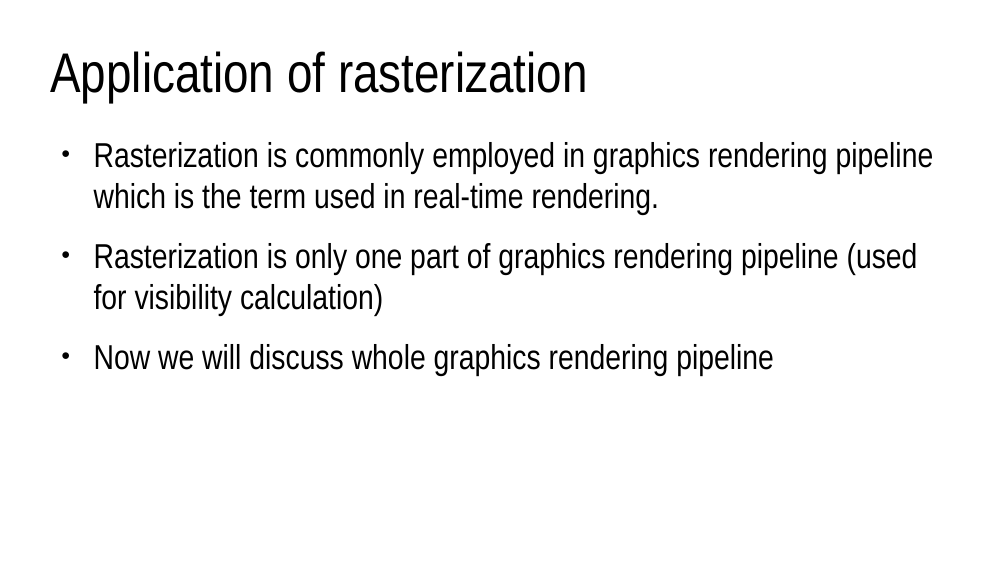
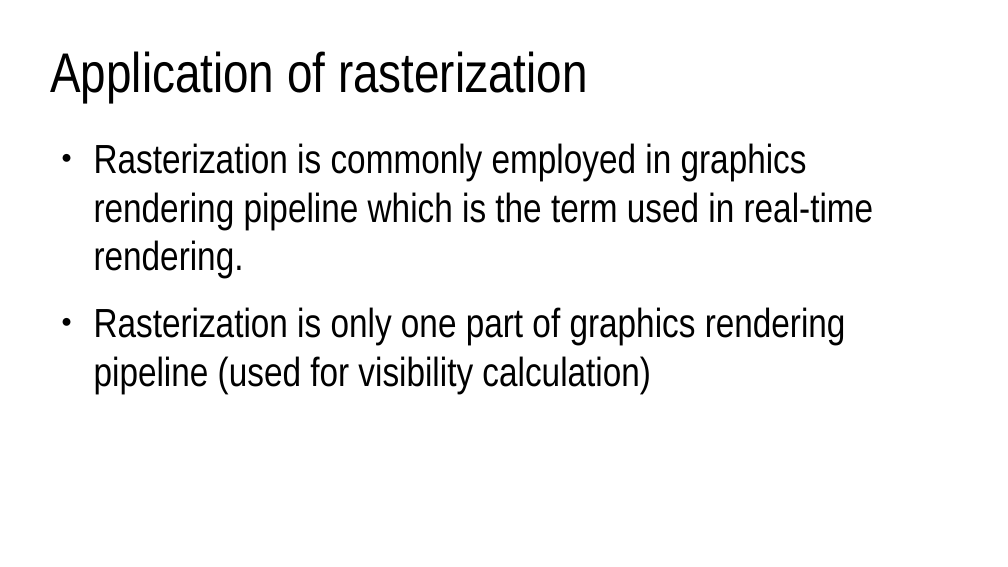
Before and after one commit to lorentzo/IntroductionToComputerGraphics, a slide deck: slide 6 of lectures/4_foundations_rendering/4_3_rasterization.odp (slide 7 before the commit). Drawn at 1008x567 pixels with LibreOffice and Linux fonts; fonts in the diff are those of the drawing. Boxes give left, top, right and bottom in pixels: in the first picture for what was removed or moved away, otherwise in the second. Text is boxed around its words. In the diff, an @@ line names an element or a change of style, - is before the commit and + after.

Commit message:
rasterization

```diff
--- a/lectures/4_foundations_rendering/4_3_rasterization.odp
+++ b/lectures/4_foundations_rendering/4_3_rasterization.odp
@@ text "Rasterization is commonly employed in ..." at [94,143,874,394]: size 27.2 to 32 pt @@
@@ text at [94,344,774,375]: paragraph removed @@
-● Now we will discuss whole graphics rendering pipeline
```
Also in this commit, not shown: 20 other slides changed, 10 slides added, 1 slide removed, 1 other file.
